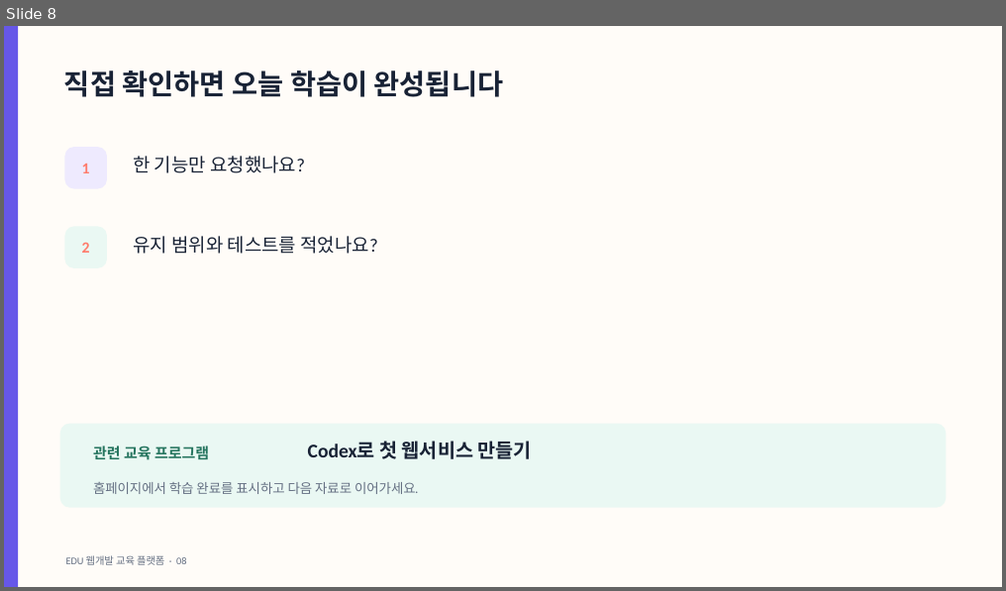
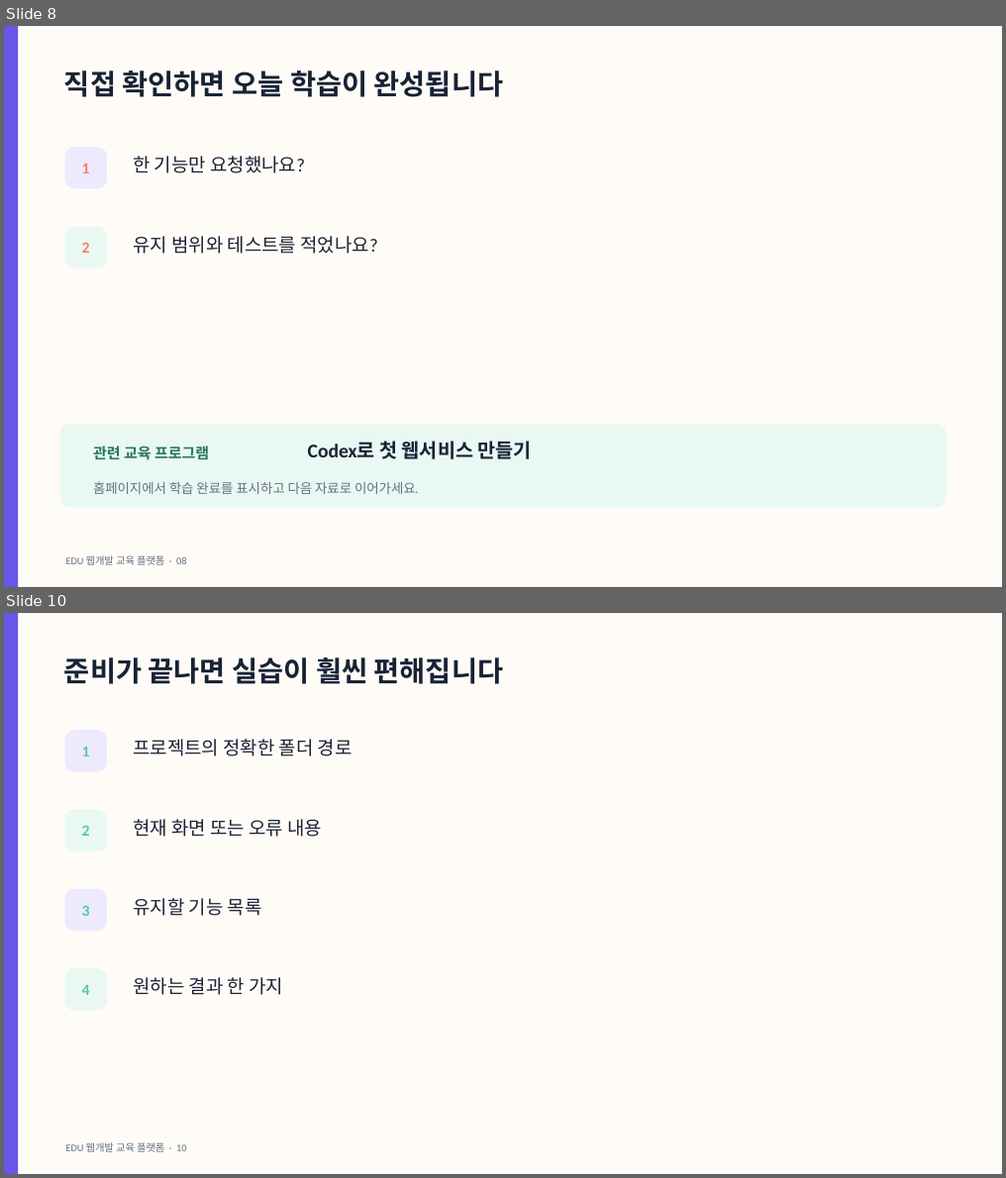
Before and after one commit to cursaman/edu, a slide deck: public/materials/ai-development/codex-request.pptx. Shown one above the other, each under a label of ours: slide 8 before the commit, slides 8 and 10 after it; the slides between them are not shown. The pictures are 1006x591 and 1006x1178 pixels, drawn with LibreOffice and Linux fonts; fonts in the diff are those of the drawing. Boxes give left, top, right and bottom in pixels: in the first picture for what was removed or moved away, otherwise in the second. Text is boxed around its words. In the diff, an @@ line names an element or a change of style, - is before the commit and + after.

Commit message:
대표 교육자료 6개 심화 콘텐츠 보강

```diff
--- a/public/materials/ai-development/codex-request.pptx
+++ b/public/materials/ai-development/codex-request.pptx
@@ slide 10 added at (4,613,1002,1174), background #FFFCF8 @@
@@ rectangle added at (4,613,18,1174), fill #6657E8 @@
@@ text added at (64,658,503,684), 27 pt, text #182235, bold @@
+준비가 끝나면 실습이 훨씬 편해집니다
@@ rounded rectangle added at (64,730,107,771), fill #EEEAFE @@
@@ text added at (82,747,90,757), 15 pt, text #57C7A5, bold @@
+1
@@ text added at (133,739,352,757), 18 pt, text #182235 @@
+프로젝트의 정확한 폴더 경로
@@ rounded rectangle added at (64,809,107,851), fill #EAF8F3 @@
@@ text added at (133,819,322,837), 18 pt, text #182235 @@
+현재 화면 또는 오류 내용
@@ text added at (82,825,90,836), 15 pt, text #57C7A5, bold @@
+2
@@ rounded rectangle added at (64,889,107,931), fill #EEEAFE @@
@@ text added at (82,905,90,916), 15 pt, text #57C7A5, bold @@
+3
@@ text added at (133,898,262,916), 18 pt, text #182235 @@
+유지할 기능 목록
@@ rounded rectangle added at (64,968,107,1011), fill #EAF8F3 @@
@@ text added at (82,985,90,995), 15 pt, text #57C7A5, bold @@
+4
@@ text added at (133,977,283,995), 18 pt, text #182235 @@
+원하는 결과 한 가지
@@ text added at (66,1143,186,1153), 9.8 pt, text #657083 @@
+EDU 웹개발 교육 플랫폼 · 10
```
Also in this commit, not shown: 6 other slides added, 17 other files.
